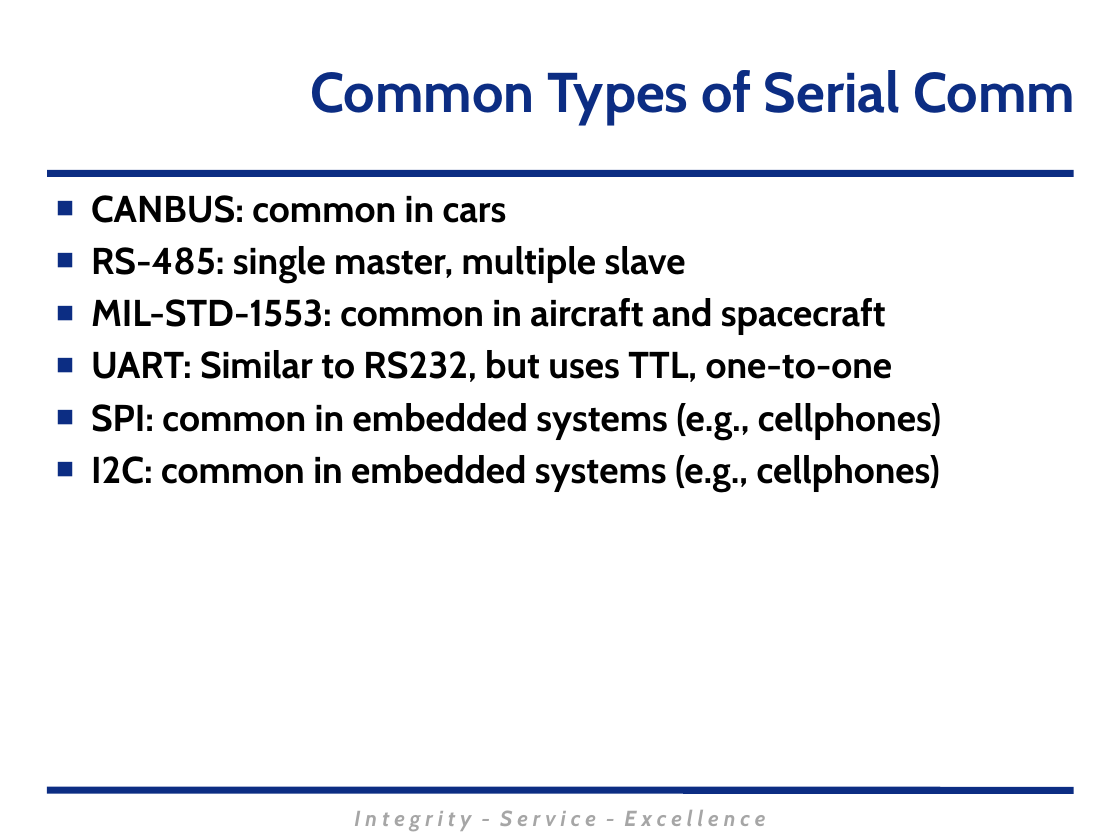
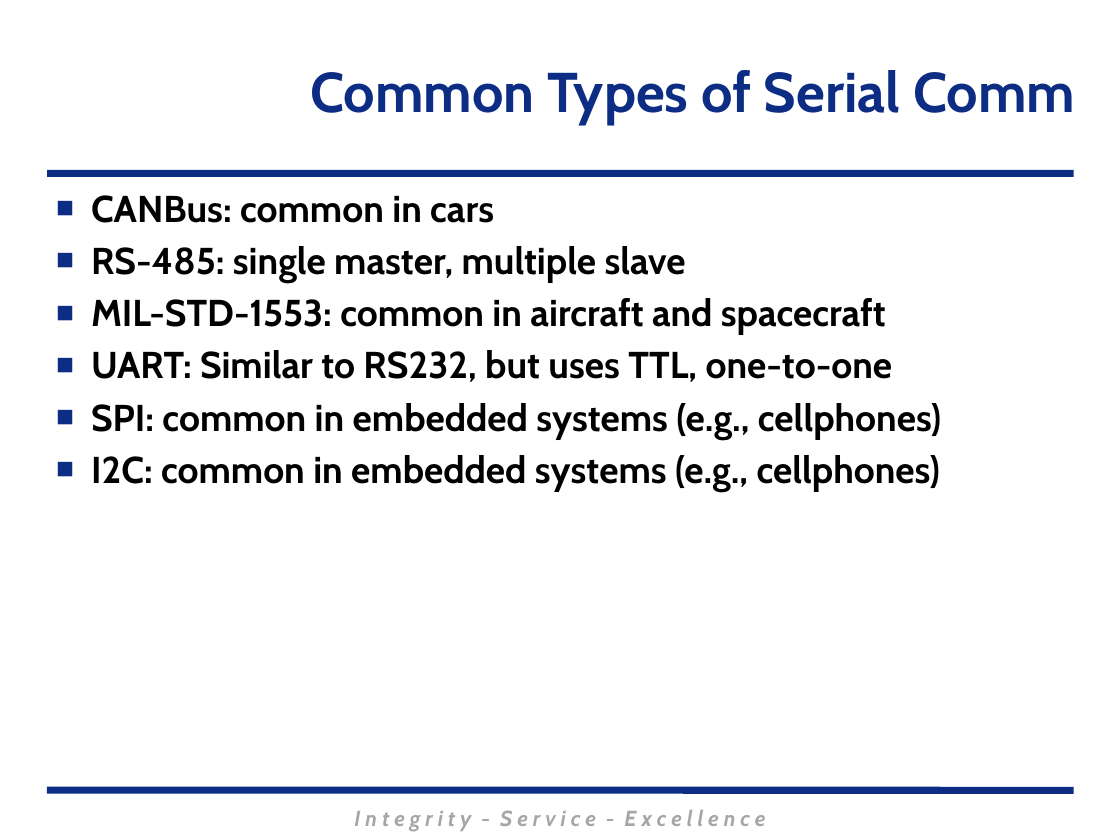
Before and after one commit to MarsUniversity/ECE382, a slide deck: slide 5 of source/lessons/lsn26-27-28/Lsn26-27-28.pptx. Drawn at 1120x840 pixels with LibreOffice and Linux fonts; fonts in the diff are those of the drawing; background and template pictures are left out. Boxes give left, top, right and bottom in pixels: in the first picture for what was removed or moved away, otherwise in the second. Text is boxed around its words. In the diff, an @@ line names an element or a change of style, - is before the commit and + after.

```diff
--- a/source/lessons/lsn26-27-28/Lsn26-27-28.pptx
+++ b/source/lessons/lsn26-27-28/Lsn26-27-28.pptx
@@ text at (x1=91, y1=195, x2=494, y2=223): text changed @@
-■ CANBUS: common in cars
+■ CANBus: common in cars
```
Also in this commit, not shown: 4 other slides changed, 5 slides added, 1 slide removed, 3 other files.
